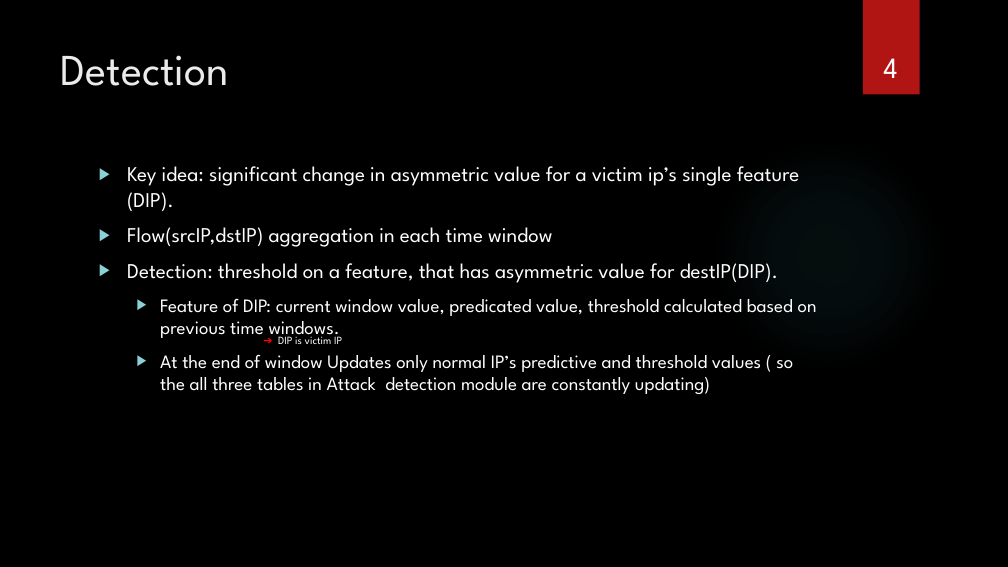
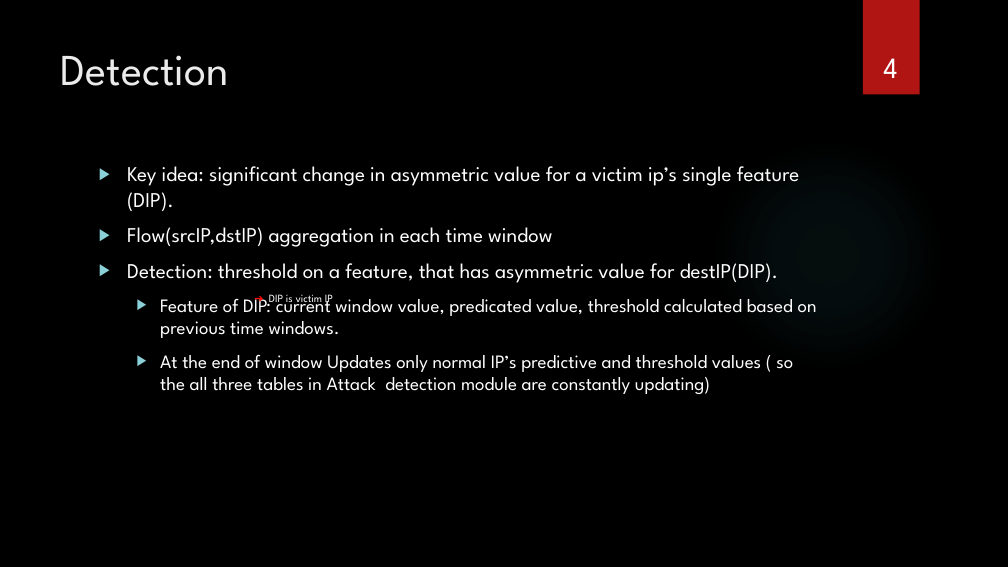
Before and after one commit to rhjaf/msc-thesis-JR, a slide deck: slide 4 of Article Slide/4.PRSNT-RTSAD-Jahanafrooz-010920.v1.pptx. Drawn at 1008x567 pixels with LibreOffice and Linux fonts; fonts in the diff are those of the drawing; background and template pictures are left out. Boxes give left, top, right and bottom in pixels: in the first picture for what was removed or moved away, otherwise in the second. Text is boxed around its words. In the diff, an @@ line names an element or a change of style, - is before the commit and + after.

```diff
--- a/Article Slide/4.PRSNT-RTSAD-Jahanafrooz-010920.v1.pptx
+++ b/Article Slide/4.PRSNT-RTSAD-Jahanafrooz-010920.v1.pptx
@@ text "➔ DIP is victim IP": place and size @@
-text "➔ DIP is victim IP" at <box>278,333,342,344</box>
+text "➔ DIP is victim IP" at <box>269,294,333,306</box>
```
Also in this commit, not shown: 1 other file.
